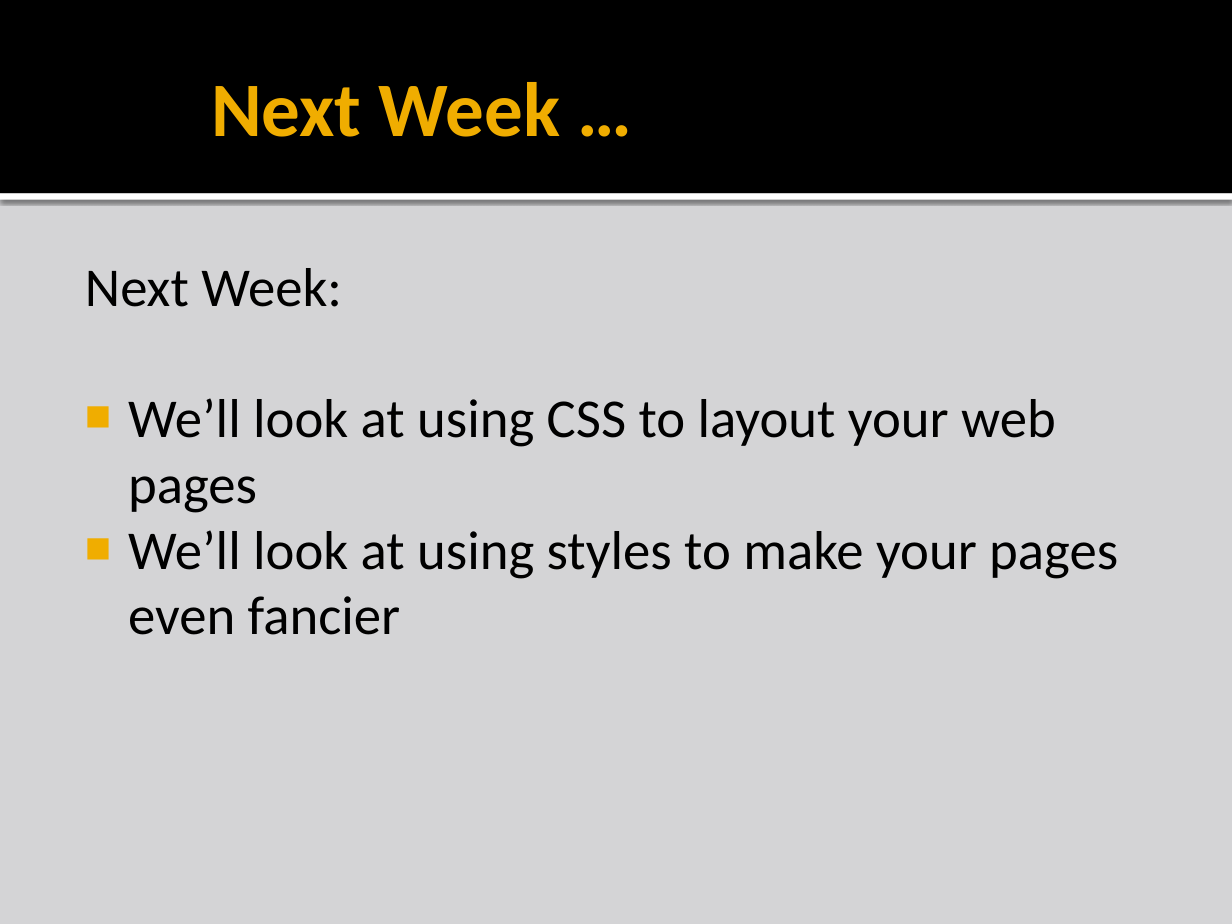
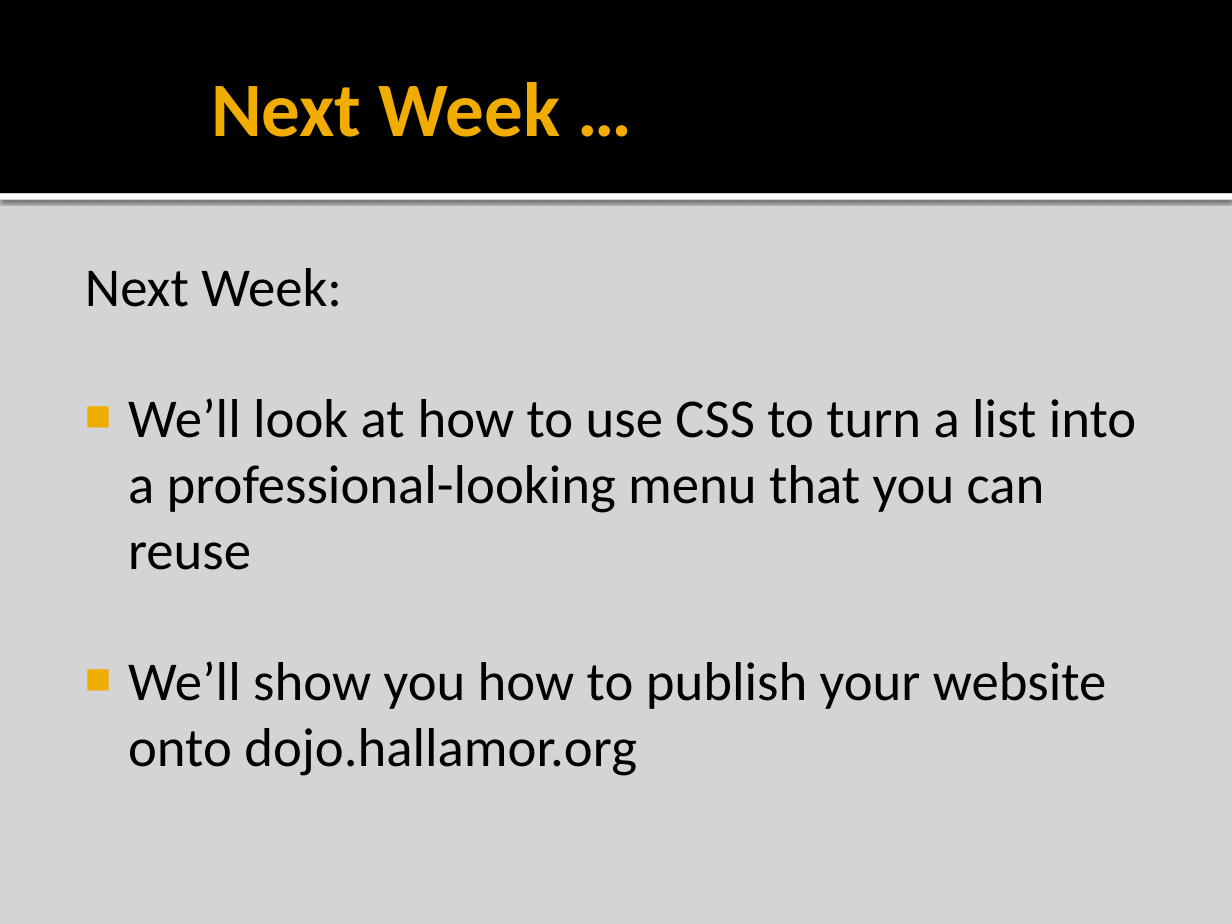
Before and after one commit to liamf/coderdojo-bray, a slide deck: slide 19 of html/presentations/CoderDojoBrayHTML_session2.pptx (slide 18 before the commit). Drawn at 1232x924 pixels with LibreOffice and Linux fonts; fonts in the diff are those of the drawing; background and template pictures are left out. Boxes give left, top, right and bottom in pixels: in the first picture for what was removed or moved away, otherwise in the second. Text is boxed around its words. In the diff, an @@ line names an element or a change of style, - is before the commit and + after.

Commit message:
Session #3 HTML/CSS mostly done. Nice looking CSS-based menu, step-by-step. Placeholder for the .ppt

```diff
--- a/html/presentations/CoderDojoBrayHTML_session2.pptx
+++ b/html/presentations/CoderDojoBrayHTML_session2.pptx
@@ text at bbox=[128, 398, 1137, 776]: text changed @@
-■ We’ll look at using CSS to layout your web pages
-■ We’ll look at using styles to make your pages even fancier
+■ We’ll look at how to use CSS to turn a list into a professional-looking menu that you can reuse
+■ We’ll show you how to publish your website onto dojo.hallamor.org
```
Also in this commit, not shown: 2 other slides changed, 1 slide added, 13 other files.
